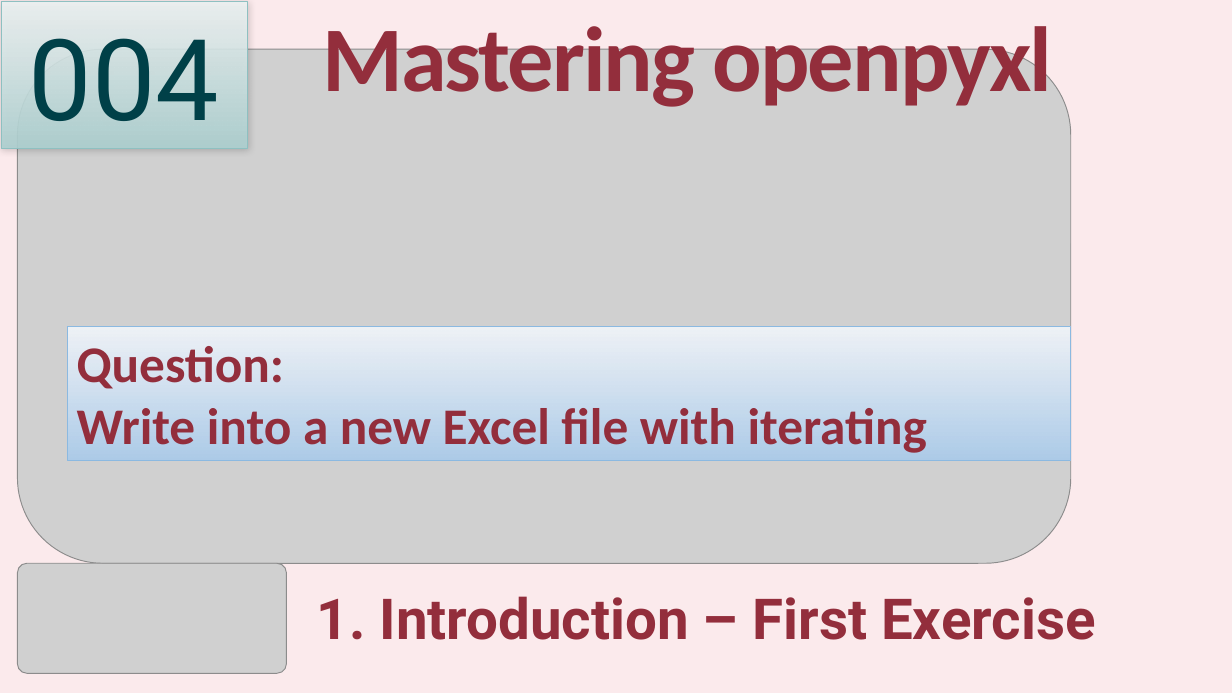
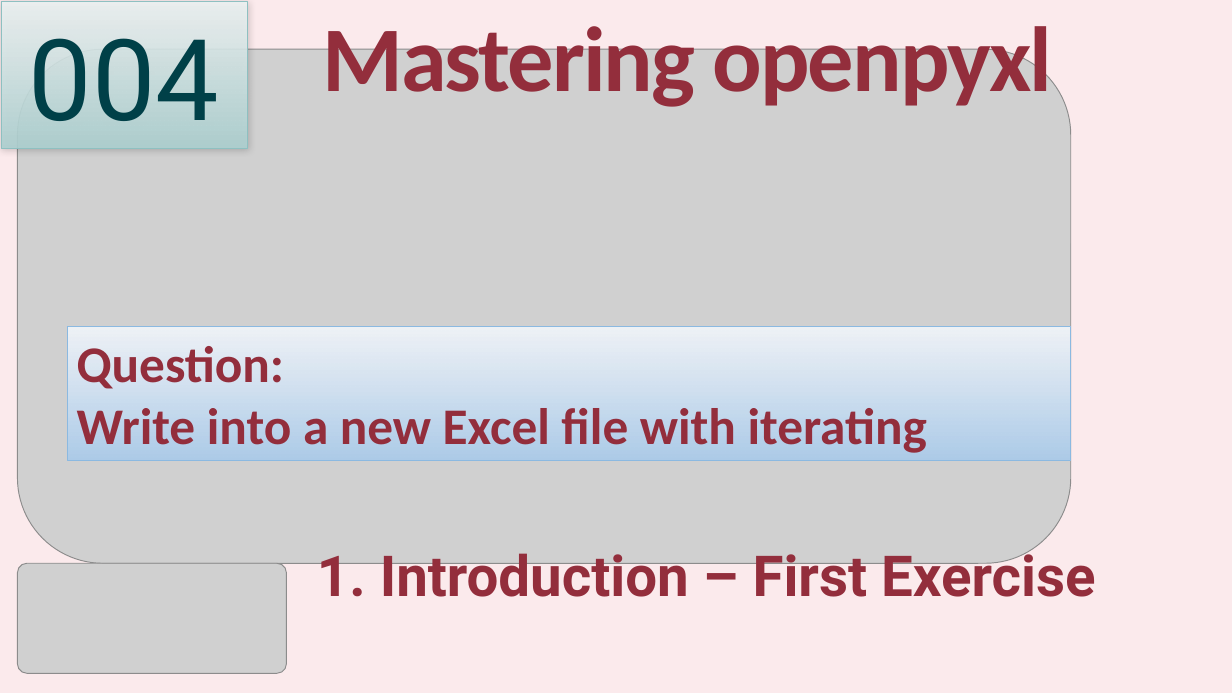
Before and after one commit to yasenstar/python, a slide deck: slide 4 of openpyxl/Mastering_Python’s_openpyxl.pptx. Drawn at 1232x693 pixels with LibreOffice and Linux fonts; fonts in the diff are those of the drawing; grey boxes stand for pictures; background and template pictures are left out. Boxes give left, top, right and bottom in pixels: in the first picture for what was removed or moved away, otherwise in the second. Text is boxed around its words. In the diff, an @@ line names an element or a change of style, - is before the commit and + after.

```diff
--- a/openpyxl/Mastering_Python’s_openpyxl.pptx
+++ b/openpyxl/Mastering_Python’s_openpyxl.pptx
@@ text "1. Introduction – First Exercise" rewrapped from bbox=[317, 596, 1095, 640] to bbox=[317, 544, 1095, 609] @@
```
Also in this commit, not shown: 7 other files.
